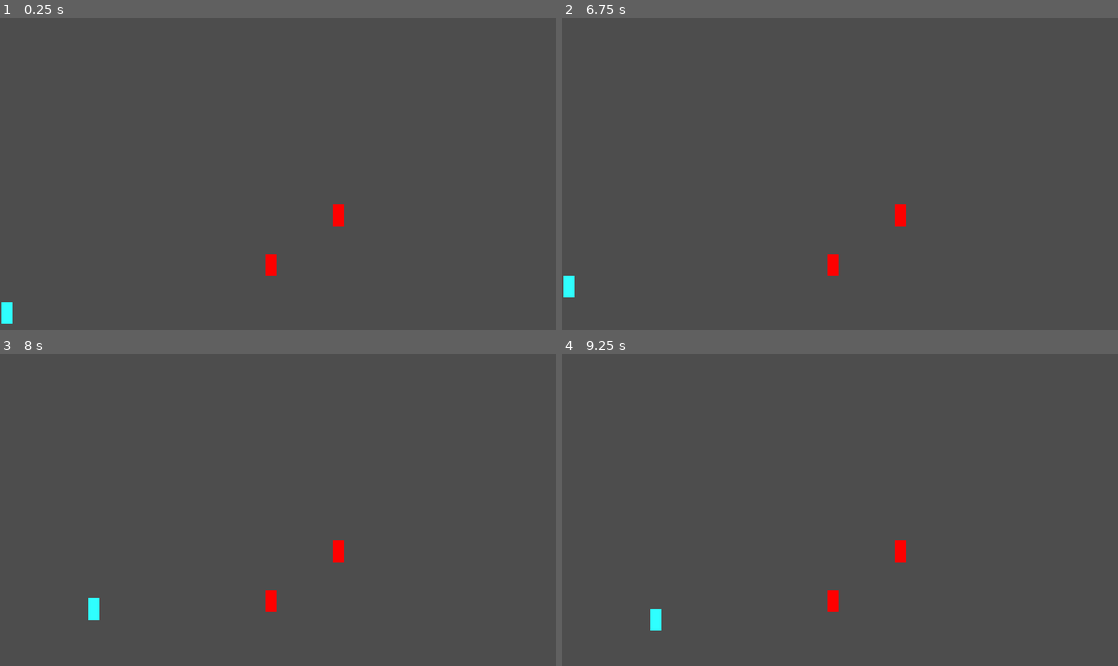
Above: before the commit, frames 1-4 (two rows, left to right).
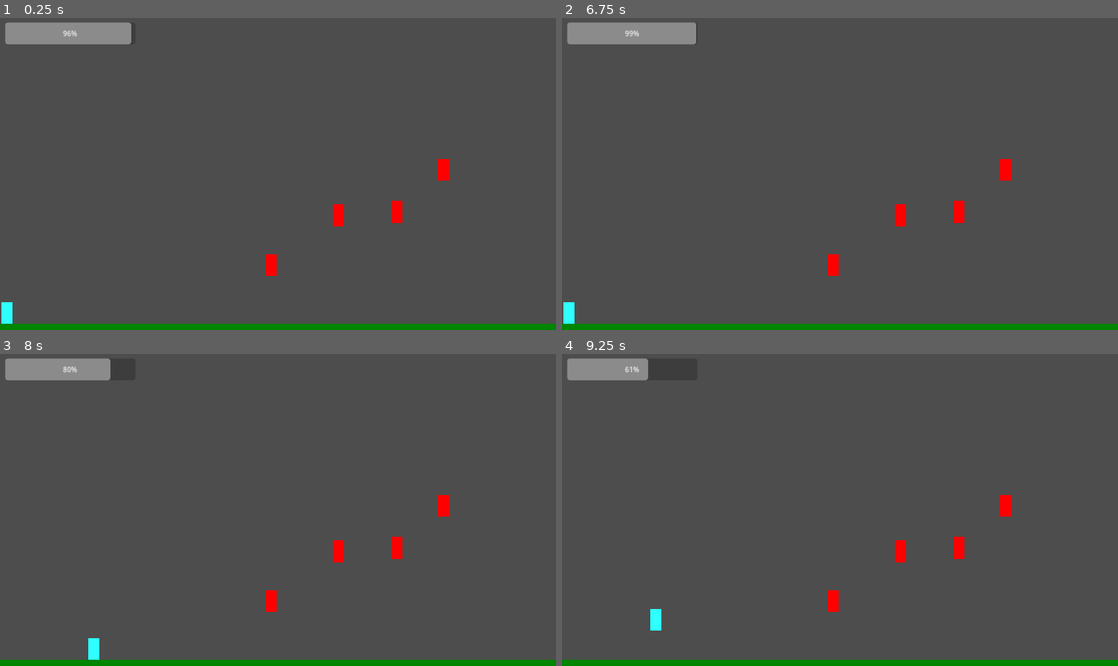
Above: after the commit, the same moments.

Repository: bryankatuari/outofpower
Game: Godot game, scene res://scenes/level_1.tscn
Same seed, same stepped clock (60 frames per second), same inputs: the game is played once before the commit and once after it.
Inputs:
- Up to frame 1 (0.25 s): no input
- Up to frame 2 (6.75 s): tap Enter at 0.5 s; hold Right (dash_right) 0.53-2.03 s; tap Space (jump) at 0.77, 1.52, 3.02, 3.77, 4.52, 6.02 s; hold Left (dash_left) 2.03-2.78 s; hold Right (dash_right) 2.78-4.28 s; hold Left (dash_left) 4.28-5.03 s; hold Right (dash_right) 5.03-5.78 s; hold Left (dash_left) from 5.78 s (still down)
- Up to frame 3 (8 s): tap Space (jump) at 6.77, 7.52 s; release Left (dash_left) at 7.28 s; hold Right (dash_right) from 7.28 s (still down)
- Up to frame 4 (9.25 s): keep holding Right (dash_right); tap Space (jump) at 9.02 s

The runs differ from the first frame. In frame 1, 3.9% of the frame differs, in the area x 0-100%, y 1-100%; in frame 2, 4.2%; in frame 3, 3.9%; in frame 4, 3.3%.

Commit message:
dash reset and enemies kill

Diff:
--- a/scenes/level_1.tscn
+++ b/scenes/level_1.tscn
@@ -32,8 +32,32 @@
 position = Vector2(2.08165e-12, 22)
 shape = SubResource("RectangleShape2D_50xls")
 
+[node name="Polygon2D" type="Polygon2D" parent="Floor"]
+color = Color(0, 0.52549, 0, 1)
+polygon = PackedVector2Array(-640, 15, -640, 29, 640, 29, 640, 15)
+
 [node name="Enemy" parent="." instance=ExtResource("2_3tqpx")]
 position = Vector2(624, 539)
 
 [node name="Enemy2" parent="." instance=ExtResource("2_3tqpx")]
 position = Vector2(779, 424)
+
+[node name="Enemy3" parent="." instance=ExtResource("2_3tqpx")]
+position = Vector2(913, 416)
+
+[node name="Enemy4" parent="." instance=ExtResource("2_3tqpx")]
+position = Vector2(1020, 319)
+
+[node name="UI" type="CanvasLayer" parent="."]
+
+[node name="PowerBar" type="ProgressBar" parent="UI"]
+anchors_preset = -1
+anchor_left = 0.009
+anchor_top = 0.017
+anchor_right = 0.244
+anchor_bottom = 0.086
+offset_left = 0.479997
+offset_top = -0.240001
+offset_right = -0.320023
+offset_bottom = 0.0799979
+value = 100.0
--- a/scripts/Player.gd
+++ b/scripts/Player.gd
@@ -1,4 +1,6 @@
 extends CharacterBody2D
+
+@onready var power_bar = get_node("../UI/PowerBar")
 
 @export var speed = 200
 @export var jump_force = -400
@@ -8,6 +10,10 @@
 @export var dash_duration = 0.2
 @export var dash_cooldown = 0.5
 
+@export var max_power = 100.0
+@export var power_drain_per_second = 15.0
+@export var power_restore_on_kill = 25.0
+
 var is_dashing = false
 var can_dash = true
 
@@ -15,7 +21,16 @@
 var dash_cooldown_timer = 0.0
 var dash_direction = Vector2.ZERO
 
+var power = 100.0
+
+func _ready():
+	power = max_power
+
 func _physics_process(delta):
+	update_ui()
+
+	drain_power(delta)
+
 	if is_on_floor():
 		reset_dash()
 
@@ -65,3 +80,23 @@
 func reset_dash():
 	can_dash = true
 	dash_cooldown_timer = 0.0
+	#add energy bar
+
+func drain_power(delta):
+	power -= power_drain_per_second * delta
+	power = clamp(power, 0.0, max_power)
+
+	if power <= 0:
+		die()
+
+func die():
+	get_tree().reload_current_scene()
+
+func restore_power(amount):
+	power += amount
+	power = clamp(power, 0.0, max_power)
+
+func update_ui():
+	if power_bar:
+		power_bar.max_value = max_power
+		power_bar.value = power
--- a/scripts/enemy.gd
+++ b/scripts/enemy.gd
@@ -1,6 +1,10 @@
 extends Area2D
 
 func _on_body_entered(body):
-	if body.is_in_group("player") and body.is_dashing:
-		body.reset_dash()
-		queue_free()
+	if body.is_in_group("player"):
+		if body.is_dashing:
+			body.reset_dash()
+			body.restore_power(body.power_restore_on_kill)
+			queue_free()
+		else:
+			body.die()
